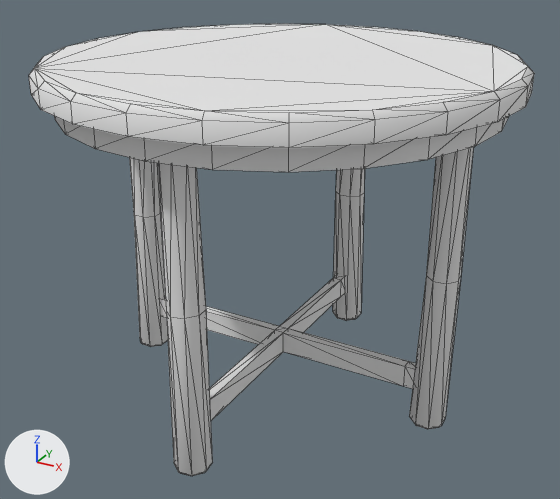
One commit to the glTF model apps/world-studio/public/kits/interior-farmhouse-v1/parts/vanilla_clutter_common_commontableround01-80b4eda9.glb: the scene before it, then after it.
Camera for both pictures: a 50 mm lens placed at (0.887, -1.621, 1.201), pointed at (0.005, -0.017, 0.399). The lights are fixed; the arrows at lower left show +X, +Y and +Z. The picture after the commit comes second. Mesh edges are drawn as thin lines. Objects named as collision shapes, trigger or cutter boxes, shadow casters or lower levels of detail are left out. Where no turn or scale is listed for an object, it has been applied to the vertices.

In view in the first picture: 'es|CommonTableRound01:0'.
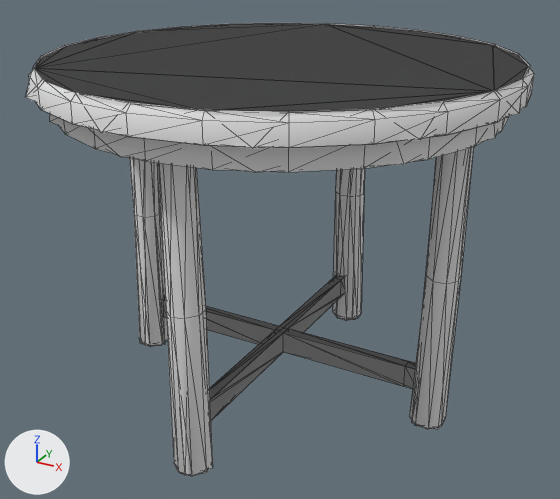
Location of each change, (x1, y1, x2, y2) in pixels of the pictures (560 x 499 px):
'es|CommonTableRound01:0__lod1', added: after (26, 23, 530, 476)

Diff of the bpy script that builds the scene:
```diff
--- a/apps/world-studio/public/kits/interior-farmhouse-v1/parts/vanilla_clutter_common_commontableround01-80b4eda9.glb.py
+++ b/apps/world-studio/public/kits/interior-farmhouse-v1/parts/vanilla_clutter_common_commontableround01-80b4eda9.glb.py
@@ me_mesh_1 @@
+me_mesh_1.from_pydata(...)  # 313 vertices, 300 faces; spans x -0.581..0.57, y -0.57..0.57, z 0.006..0.889
+me_mesh_1.materials.append(mat_commontableround01_0_mat)  # its picture is missing
@@ ob_es_commontableround01_0__lod1 @@
+ob_es_commontableround01_0__lod1 = bpy.data.objects.new('es|CommonTableRound01:0__lod1', me_mesh_1)
+ob_es_commontableround01_0__lod1.parent = ob_es_983ce0a3d8_nilla__clutter_common_commontableround01
+ob_es_commontableround01_0__lod1.location = (0.0, 0.0, 0.0)
```
